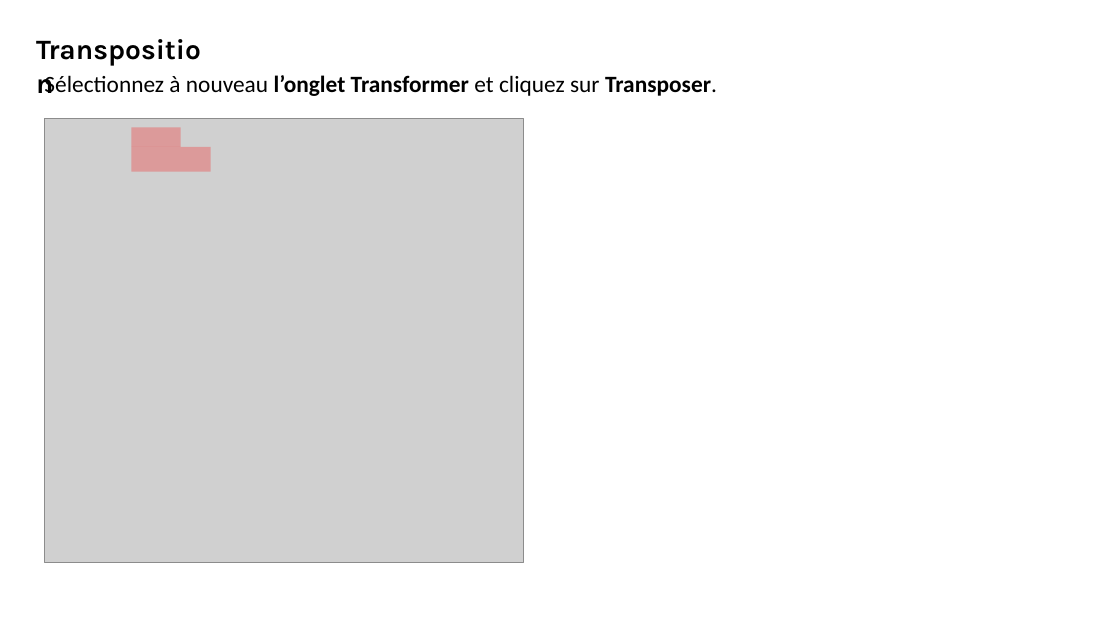
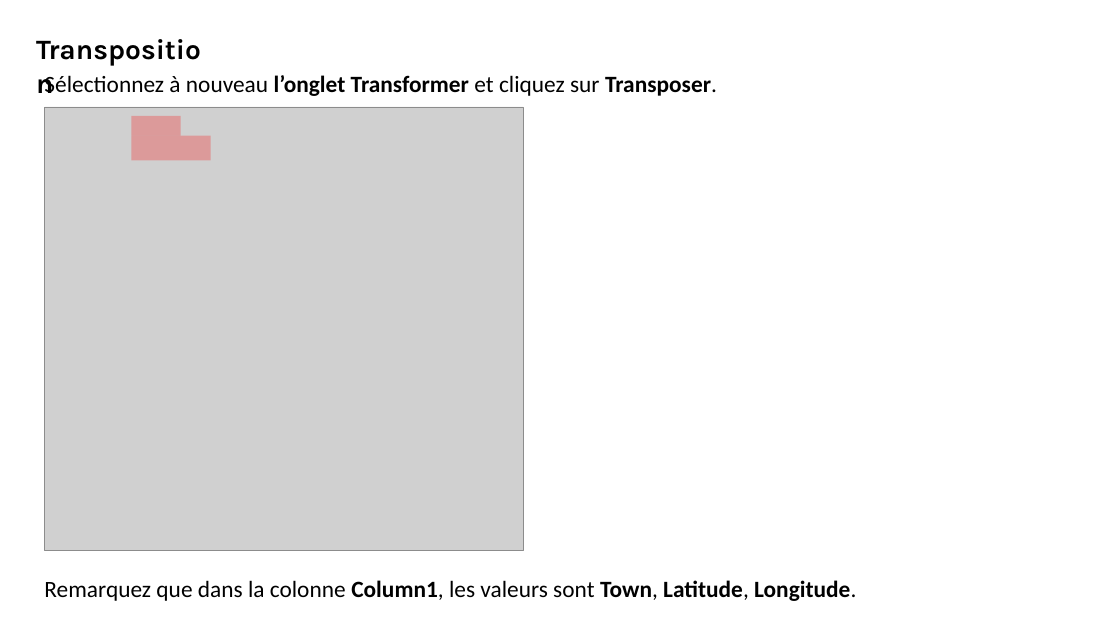
Before and after one commit to bejaouibechir/PowerBI, a slide deck: slide 4 of Français/2.Preparing data/4.Transposition.pptx. Drawn at 1120x630 pixels with LibreOffice and Linux fonts; fonts in the diff are those of the drawing; grey boxes stand for pictures. Boxes give left, top, right and bottom in pixels: in the first picture for what was removed or moved away, otherwise in the second. Text is boxed around its words. In the diff, an @@ line names an element or a change of style, - is before the commit and + after.

```diff
--- a/Français/2.Preparing data/4.Transposition.pptx
+++ b/Français/2.Preparing data/4.Transposition.pptx
@@ 2 rectangles, 1 picture: place and size @@
-2 rectangles, 1 picture at (45, 118, 523, 562)
+2 rectangles, 1 picture at (45, 107, 523, 550)
@@ text added at (44, 580, 856, 601), 20 pt, text #000000 @@
+Remarquez que dans la colonne Column1, les valeurs sont Town, Latitude, Longitude.
```
Also in this commit, not shown: 2 other slides changed, 5 slides added, 39 other files.
